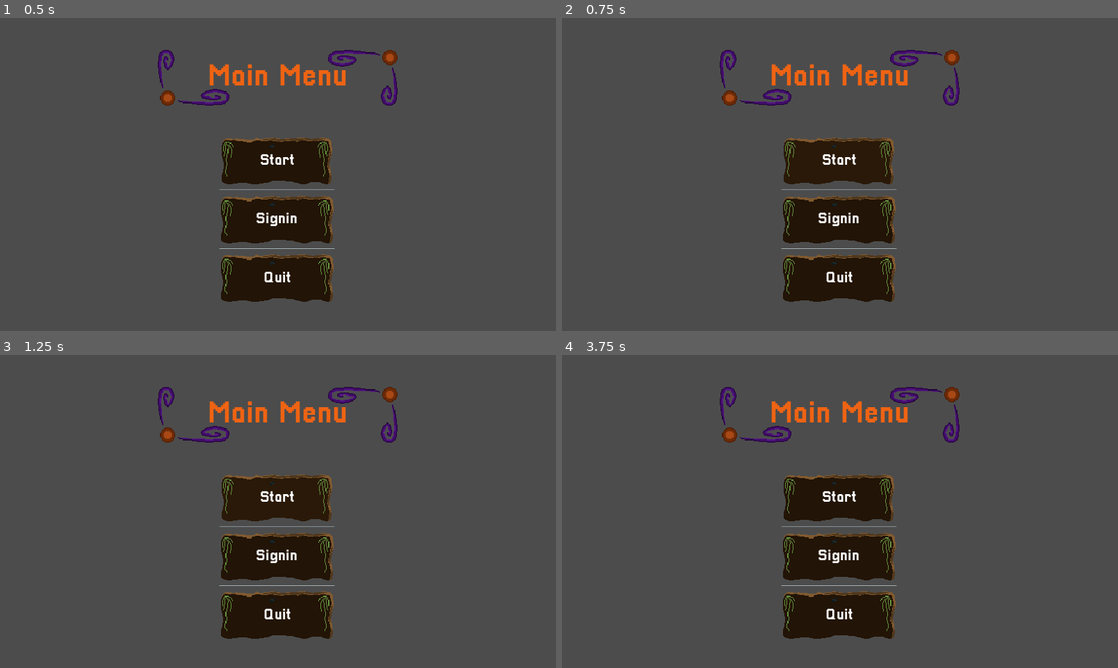
Above: before the commit, frames 1-4 (two rows, left to right).
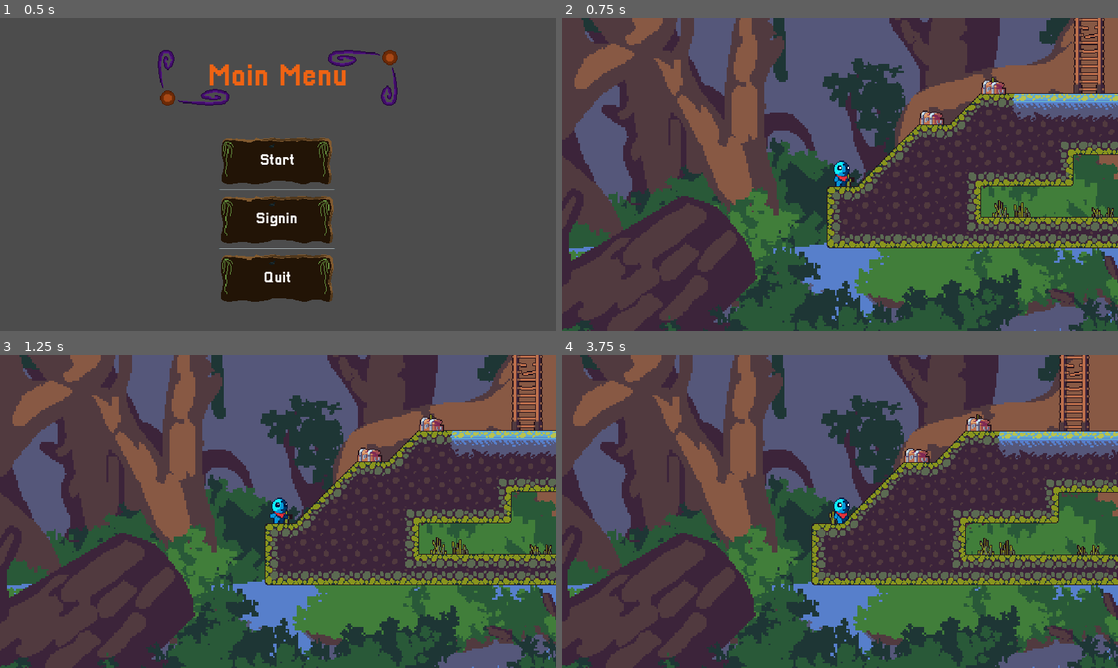
Above: after the commit, the same moments.

Repository: maktoobgar/chest_choose
Game: Godot game, scene res://scenes/instances/UI/main.tscn
Two runs of this game, one before a commit and one after it. Both use one fixed random seed, a clock stepped at 60 frames per second and the inputs below. The project has no main scene, so this scene is started directly.
Inputs (mouse positions are in pixels of both pictures, inside the frame that each line leads up to):
- Up to frame 1 (0.5 s): no input
- Up to frame 2 (0.75 s): click "Start" at 0.5 s
- Up to frame 3 (1.25 s): no input
- Up to frame 4 (3.75 s): click (840, 498) at 1.25 s, where only the run before the commit has a clickable "Start"; click (840, 555) at 2 s, where only the run before the commit has a clickable "Signin"; move the mouse to (962, 495) at 2.77 s; hold Right (ui_right) from 2.78 s (still down); move the mouse to (728, 527) at 3.52 s

Frame 1 is identical in both runs. In frame 2, 79% of the frame differs, in the area x 0-100%, y 0-100%; in frame 3, 79%; in frame 4, 79%.
Error before the commit: Invalid set index 'visible' (on base: 'null instance') with value of type 'bool'. (res://scripts/global.gd:62)

Commit message:
🔧 startButton now moves changes the scene to test game scenen

Diff:
--- a/scripts/main_menu.gd
+++ b/scripts/main_menu.gd
@@ -24,7 +24,7 @@
 		signin_label.text = 'Signin'
 
 func _on_startButton_button_up():
-	pass # Replace with function body.
+	get_tree().change_scene("res://scenes/levels/game.tscn")
 
 func change_signin_button_text_func():
 	if signin_label.text == 'Signin':
